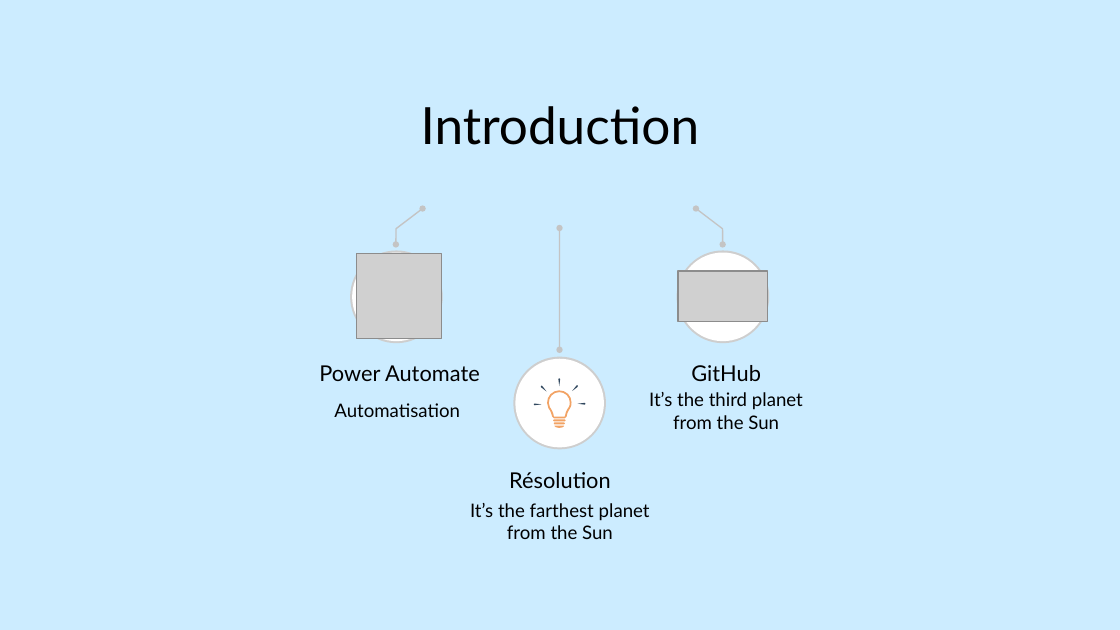
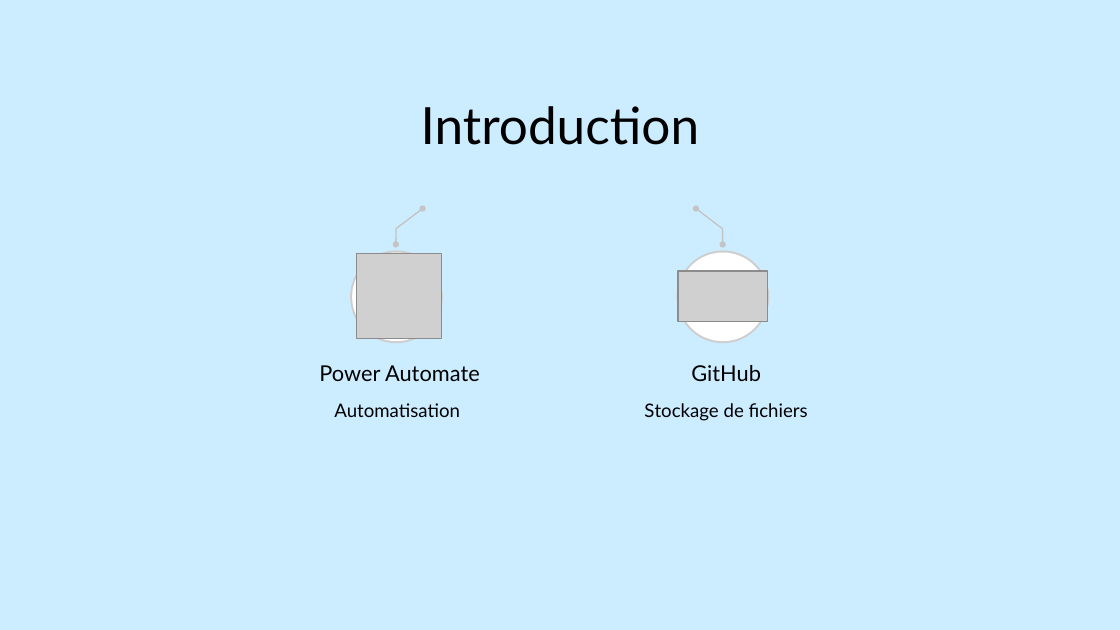
Before and after one commit to clothildederyckel/Portfolio, a slide deck: slide 3 of Projet.pptx. Drawn at 1120x630 pixels with LibreOffice and Linux fonts; fonts in the diff are those of the drawing; grey boxes stand for pictures. Boxes give left, top, right and bottom in pixels: in the first picture for what was removed or moved away, otherwise in the second. Text is boxed around its words. In the diff, an @@ line names an element or a change of style, - is before the commit and + after.

```diff
--- a/Projet.pptx
+++ b/Projet.pptx
@@ rectangle added at (513,205,613,484), fill #CCECFF, outline #CCECFF 2 pt @@
@@ group removed at (515,225,604,447): 11 freeform shapes @@
@@ text at (644,403,808,421): text changed @@
-It’s the third planet from the Sun
+Stockage de fichiers
@@ text removed at (509,472,611,488) @@
-Résolution
@@ text removed at (470,503,650,539) @@
-It’s the farthest planet from the Sun
```
